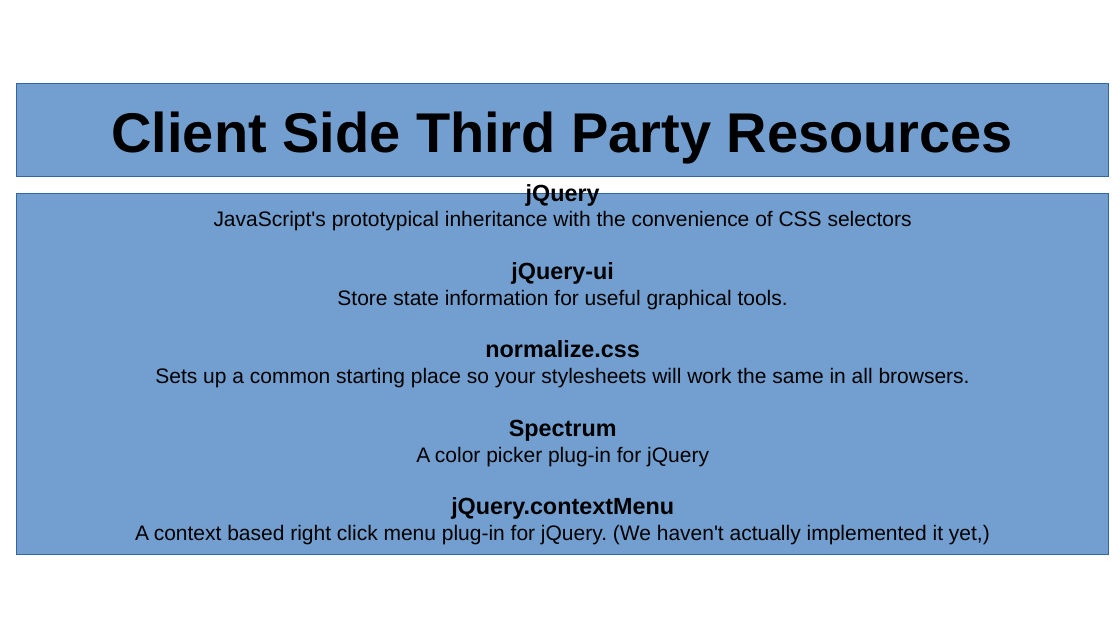
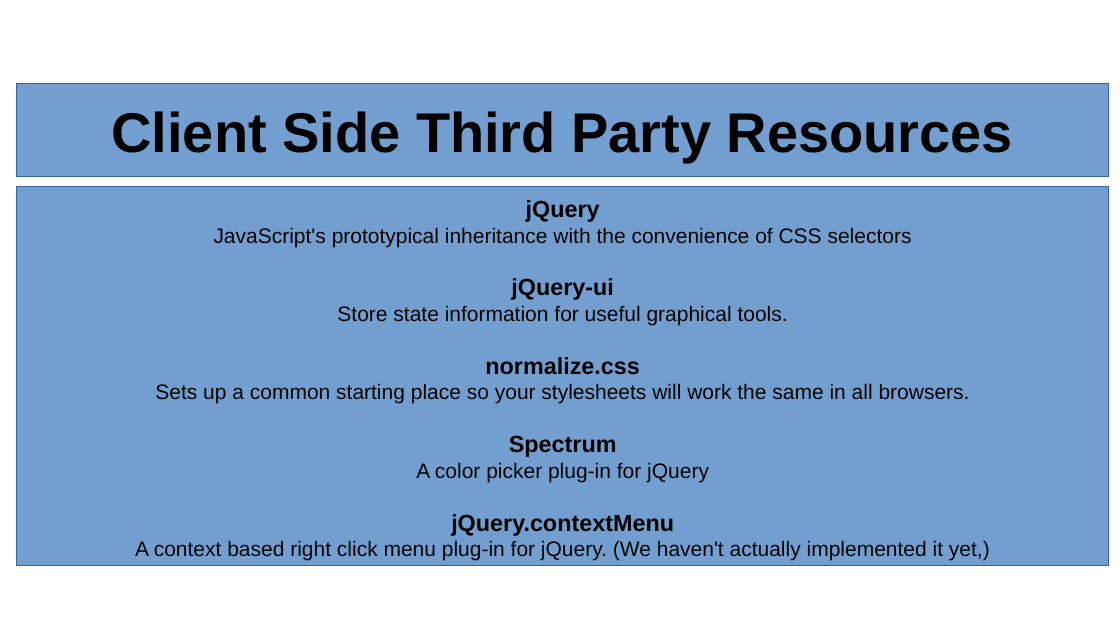
Before and after one commit to justin522/VirtualWhiteboard, a slide deck: slide 9 of Virtual Whiteboard.pptx. Drawn at 1120x630 pixels with LibreOffice and Linux fonts; fonts in the diff are those of the drawing; background and template pictures are left out. Boxes give left, top, right and bottom in pixels: in the first picture for what was removed or moved away, otherwise in the second. Text is boxed around its words. In the diff, an @@ line names an element or a change of style, - is before the commit and + after.

```diff
--- a/Virtual Whiteboard.pptx
+++ b/Virtual Whiteboard.pptx
@@ rectangle "jQuery": place and size @@
-rectangle "jQuery" at <box>17,193,1109,555</box>
+rectangle "jQuery" at <box>17,187,1109,566</box>
```
Also in this commit, not shown: 7 other slides changed, 3 slides added, 1 other file.
